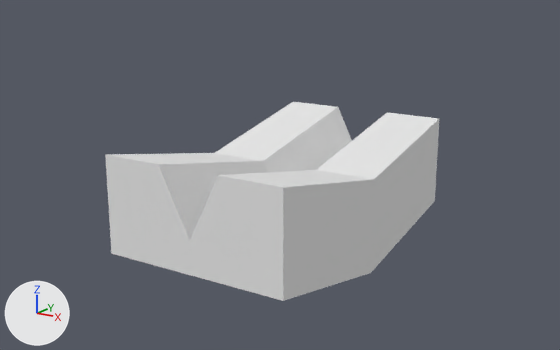
Before and after pictures for a commit that changed the Blender file Assets/Entities/Lanes/Hole.blend.
Camera for both pictures: a 50 mm camera at (12.81, -15.23, 7.38) aimed at (-0.13, 4.66, 0.74). Arrows for +X, +Y and +Z are at lower left; the lights stay in place.
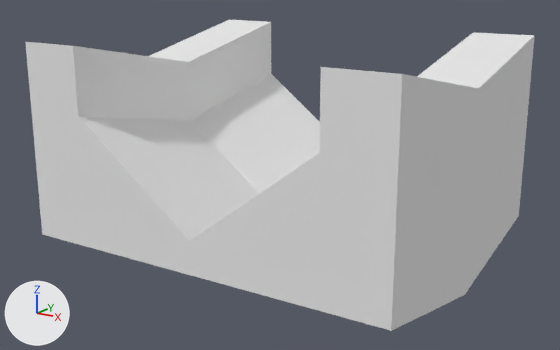
The edits, one by one:
me_cube is used by ob_cube; location (0.0, 0.0, 0.0).
me_cube had 18 vertices, 16 faces and spanned x 0.0..3.0, y 0.0..10.0, z -2.0..2.0.
me_cube now has 24 vertices, 22 faces and spans x 0.0..6.0, y 0.0..10.0, z -2.0..5.0.
Part 1, on me_cube:
12 vertices are removed from x 1.0..3.0, y 0.0..10.0, z -2.0..2.0.
14 faces are deleted.
8 vertices are added at x 4.0..6.0, y 0.0..10.0, z -1.0..5.0.
5 new vertices lie (6.0, 0.0, 0.0) away from vertices in x 0.0, y 0.0..10.0, z -2.0..0.0.
5 new vertices lie (2.0, 0.0, 0.0) away from vertices in x 4.0, y 0.0..10.0, z 3.0..5.0.
20 new faces join them.

What differs and where, as boxes (x1, y1, x2, y2) in the pictures (560 x 350 px):
'Cube', reshaped (52% wider, 56% taller)
    before: (105, 102, 440, 301)
    after: (25, 20, 534, 331)
